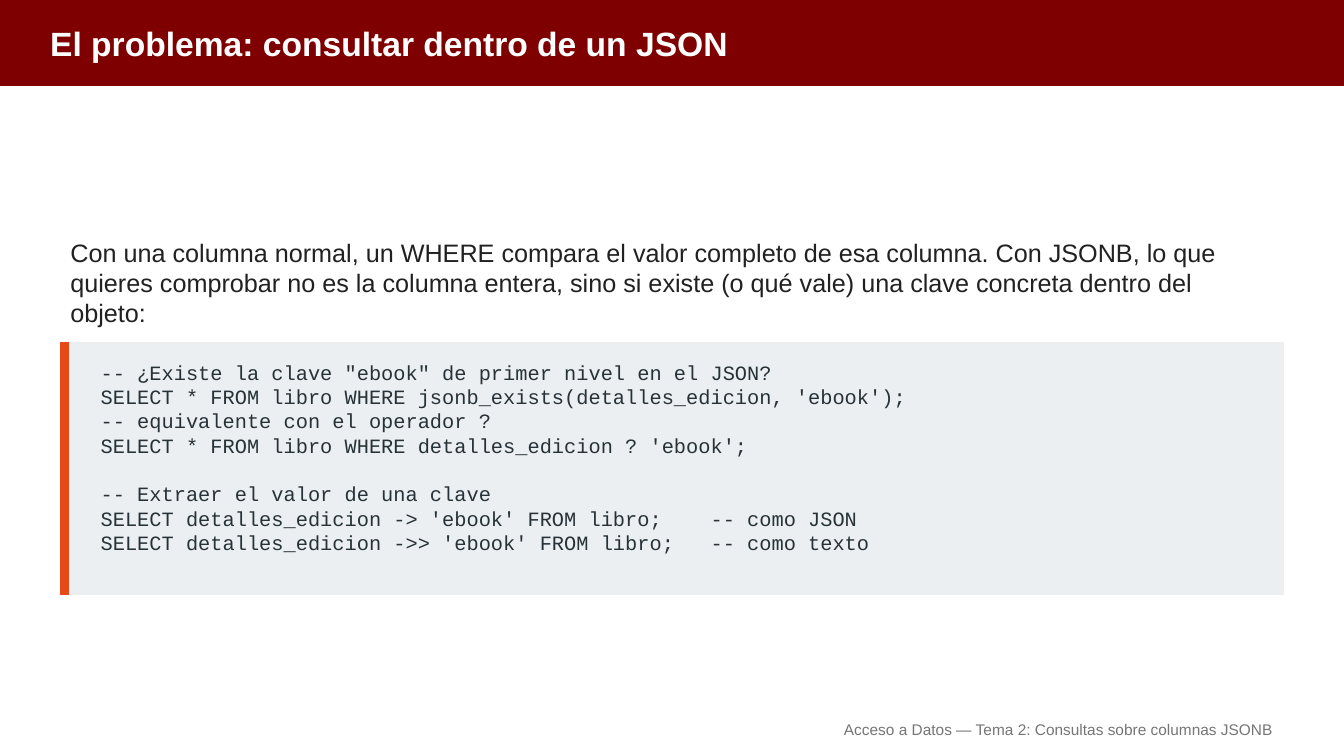
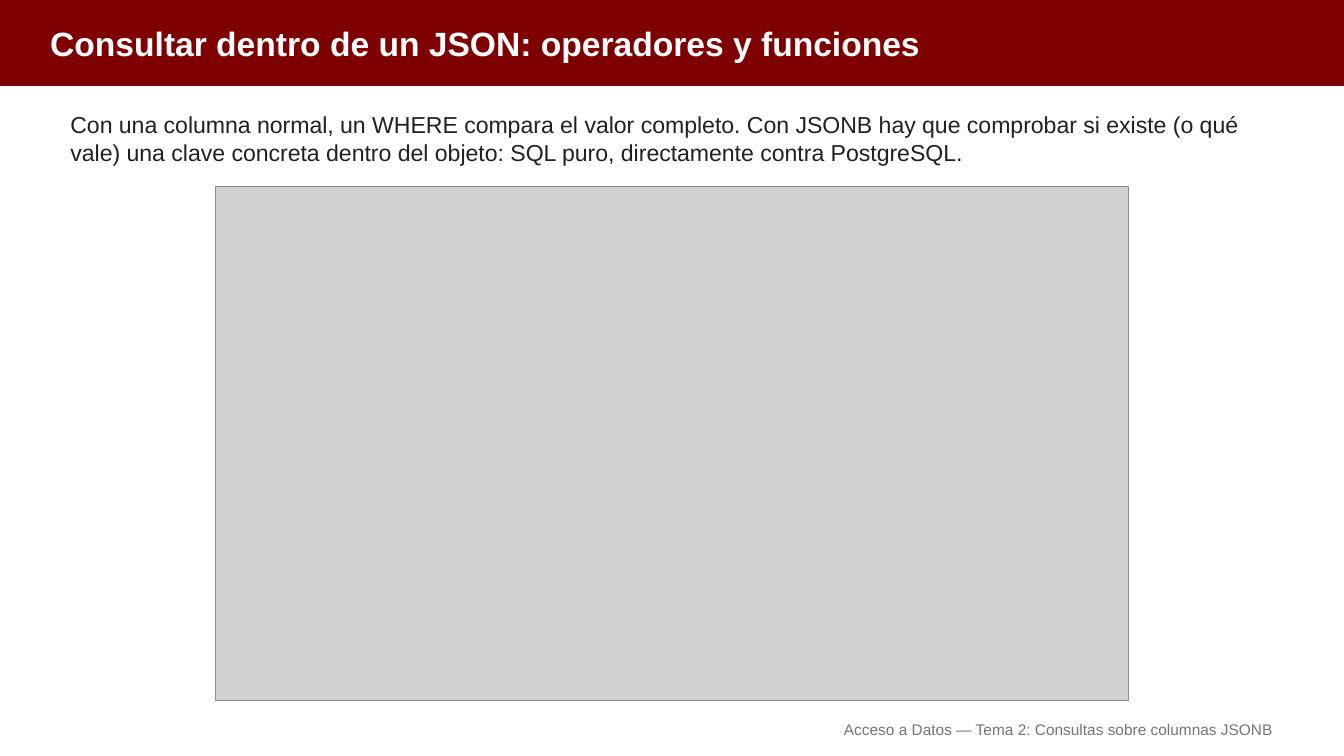
Before and after one commit to aitorventura/acceso-a-datos, a slide deck: slide 3 of docs/tema2/diapositivas/consultas-jsonb.pptx. Drawn at 1344x756 pixels with LibreOffice and Linux fonts; fonts in the diff are those of the drawing; grey boxes stand for pictures. Boxes give left, top, right and bottom in pixels: in the first picture for what was removed or moved away, otherwise in the second. Text is boxed around its words. In the diff, an @@ line names an element or a change of style, - is before the commit and + after.

Commit message:
Tema 2 de AD: infografías en los tres apartados y diapositivas regeneradas
Añade 14 infografías en docs/tema2/img, las inserta en persistencia-objetos-jsonb, consultas-jsonb y bd-orientadas-a-objetos, y regenera sus diapositivas (pptx y pdf), fusionando las que solo tenían un párrafo.

```diff
--- a/docs/tema2/diapositivas/consultas-jsonb.pptx
+++ b/docs/tema2/diapositivas/consultas-jsonb.pptx
@@ text at (50,31,920,63): text changed @@
-El problema: consultar dentro de un JSON
+Consultar dentro de un JSON: operadores y funciones
@@ text at (70,116,1238,166): text changed; size 18 to 16.5 pt @@
-Con una columna normal, un WHERE compara el valor completo de esa columna. Con JSONB, lo que quieres comprobar no es la columna entera, sino si existe (o qué vale) una clave concreta dentro del objeto:
+Con una columna normal, un WHERE compara el valor completo. Con JSONB hay que comprobar si existe (o qué vale) una clave concreta dentro del objeto: SQL puro, directamente contra PostgreSQL.
@@ picture added at (216,187,1129,701) @@
@@ rectangle removed at (60,343,1284,595) @@
@@ rectangle removed at (60,343,69,595) @@
@@ text removed at (101,365,906,554) @@
--- ¿Existe la clave "ebook" de primer nivel en el JSON?
-SELECT * FROM libro WHERE jsonb_exists(detalles_edicion, 'ebook');
--- equivalente con el operador ?
-SELECT * FROM libro WHERE detalles_edicion ? 'ebook';
--- Extraer el valor de una clave
-SELECT detalles_edicion -> 'ebook' FROM libro; -- como JSON
-SELECT detalles_edicion ->> 'ebook' FROM libro; -- como texto
```
Also in this commit, not shown: 10 other slides changed, 4 slides removed, 22 other files.
